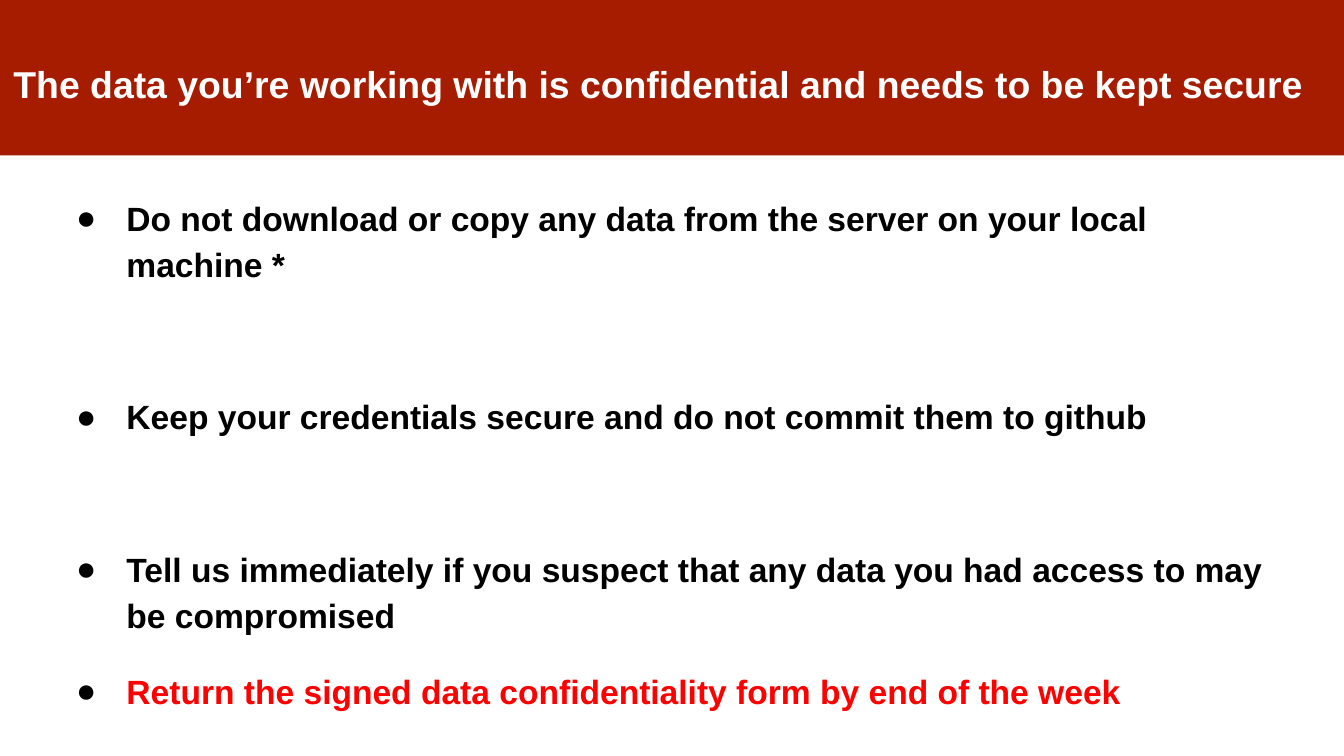
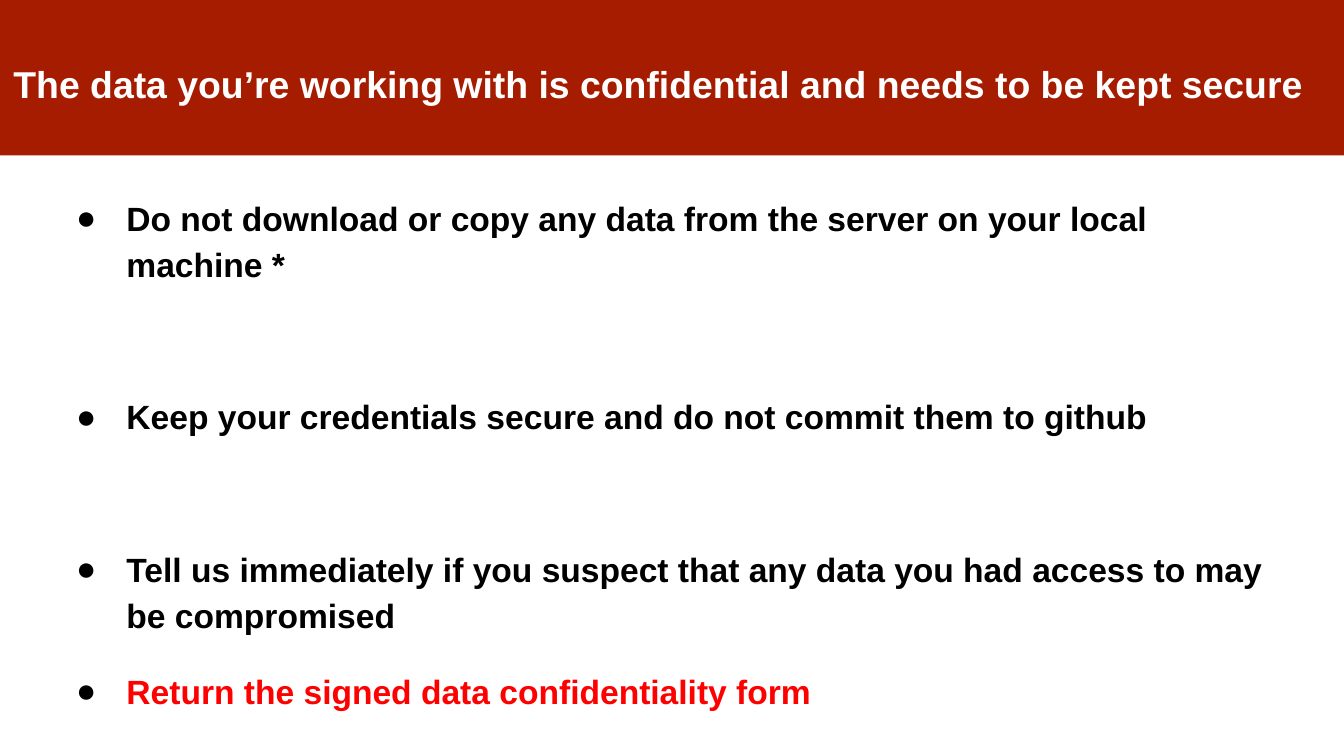
Before and after one commit to dssg/mlforpublicpolicylab, a slide deck: slide 14 of 01 - Intro and Scoping/ClassOverview.pptx (slide 15 before the commit). Drawn at 1344x756 pixels with LibreOffice and Linux fonts; fonts in the diff are those of the drawing. Boxes give left, top, right and bottom in pixels: in the first picture for what was removed or moved away, otherwise in the second. Text is boxed around its words. In the diff, an @@ line names an element or a change of style, - is before the commit and + after.

```diff
--- a/01 - Intro and Scoping/ClassOverview.pptx
+++ b/01 - Intro and Scoping/ClassOverview.pptx
@@ text at <box>126,679,811,710</box>: text changed @@
-● Return the signed data confidentiality form by end of the week
+● Return the signed data confidentiality form
```
Also in this commit, not shown: 4 other slides changed, 1 slide removed.
